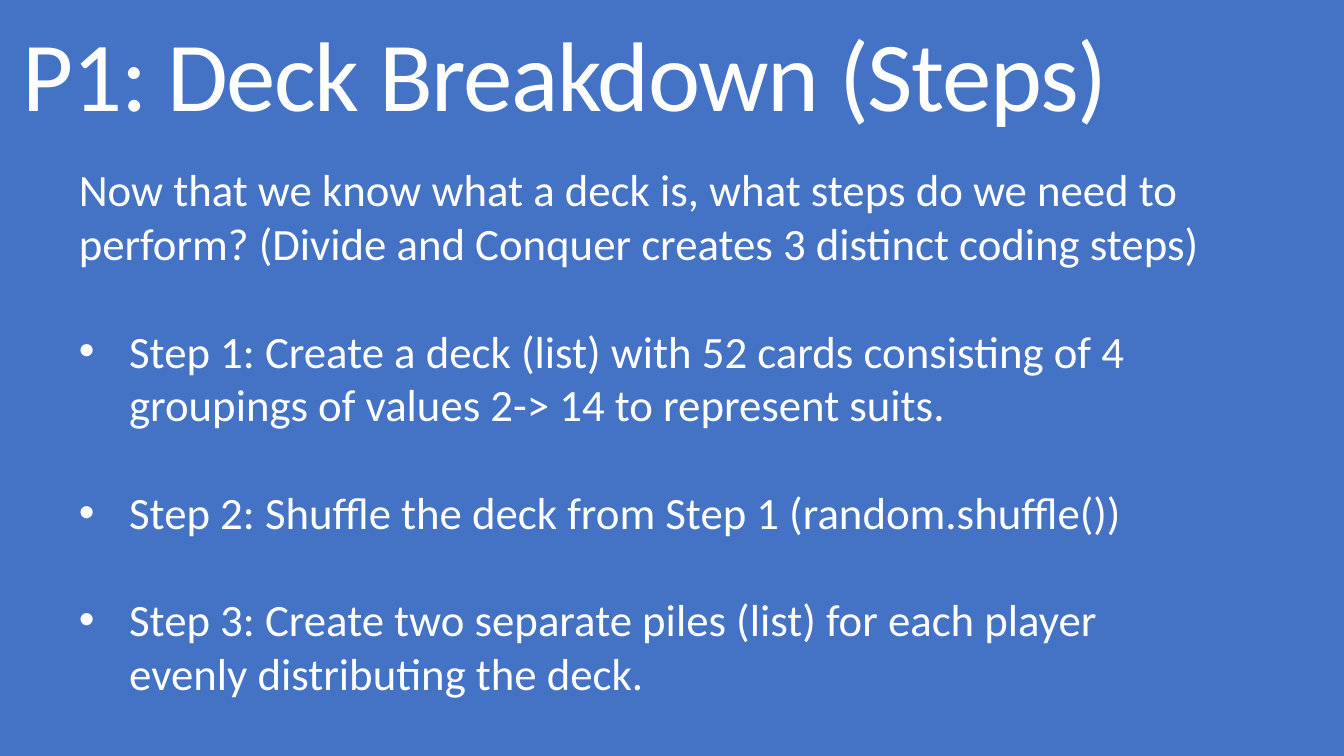
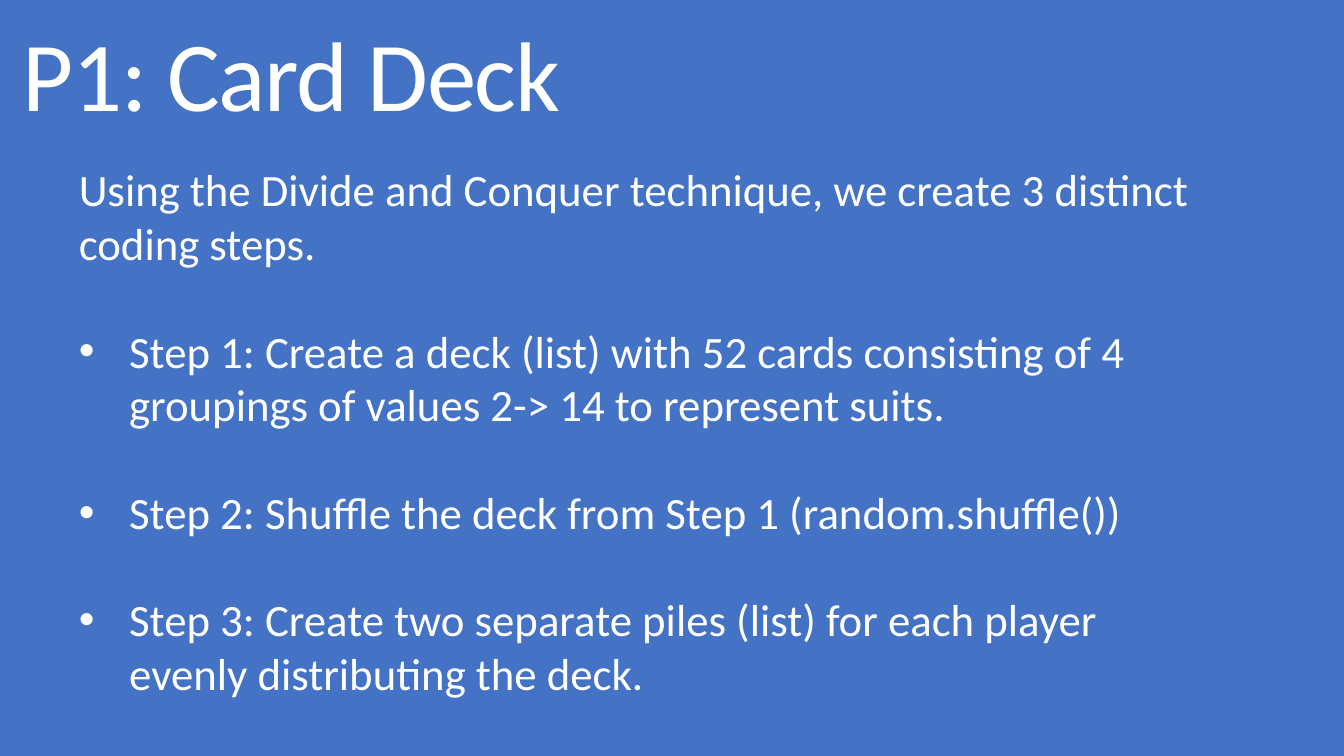
Before and after one commit to grecoe/teals, a slide deck: slide 6 of 5_presentations/DivideAndConquer.pptx. Drawn at 1344x756 pixels with LibreOffice and Linux fonts; fonts in the diff are those of the drawing. Boxes give left, top, right and bottom in pixels: in the first picture for what was removed or moved away, otherwise in the second. Text is boxed around its words. In the diff, an @@ line names an element or a change of style, - is before the commit and + after.

```diff
--- a/5_presentations/DivideAndConquer.pptx
+++ b/5_presentations/DivideAndConquer.pptx
@@ title at (23, 42, 560, 112): text changed @@
-P1: Deck Breakdown (Steps)
+P1: Card Deck
@@ text at (79, 175, 1188, 268): text changed @@
-Now that we know what a deck is, what steps do we need to perform? (Divide and Conquer creates 3 distinct coding steps)
+Using the Divide and Conquer technique, we create 3 distinct coding steps.
```
Also in this commit, not shown: 3 other slides changed, 1 slide added, 2 slides removed.
